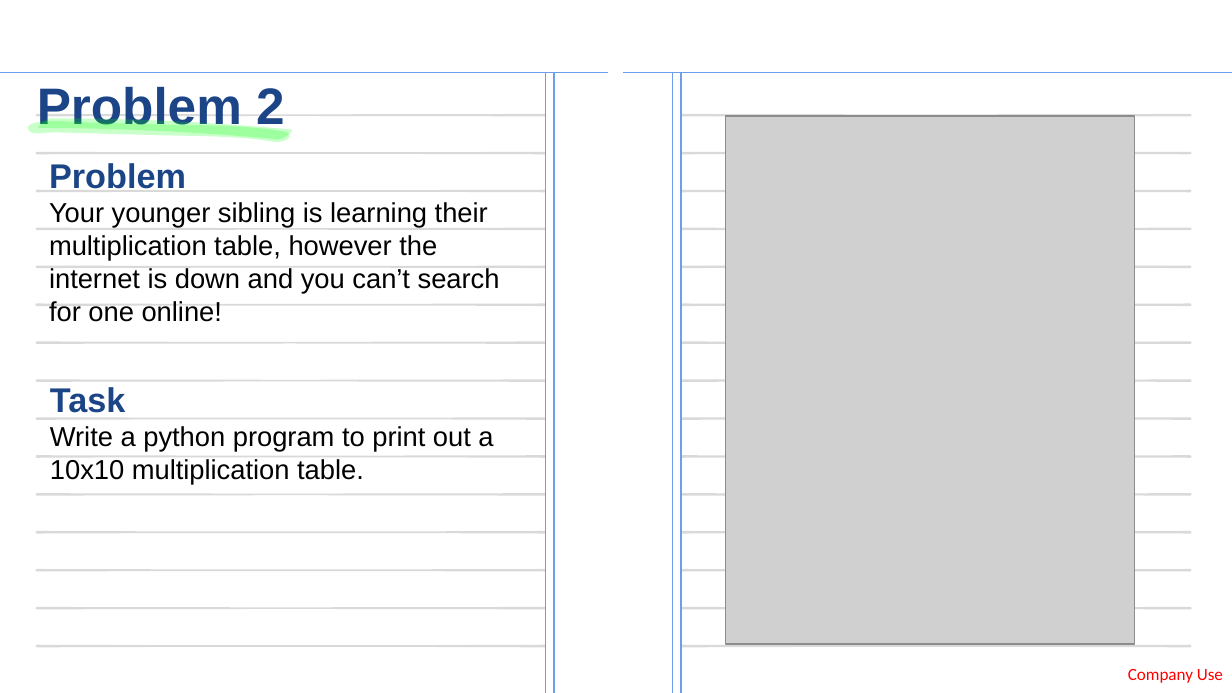
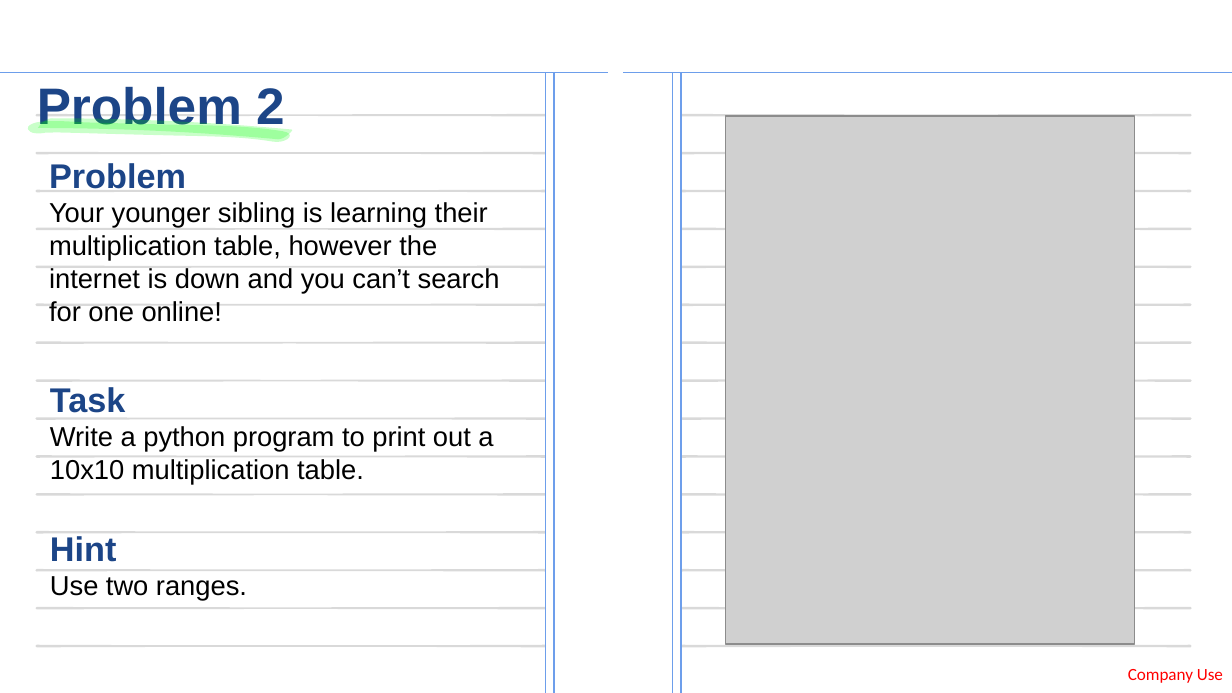
Before and after one commit to pi515/tech-mentorship, a slide deck: slide 22 of unit-13-for-loops/assets/unit-13-for-loops.pptx. Drawn at 1232x693 pixels with LibreOffice and Linux fonts; fonts in the diff are those of the drawing; grey boxes stand for pictures. Boxes give left, top, right and bottom in pixels: in the first picture for what was removed or moved away, otherwise in the second. Text is boxed around its words. In the diff, an @@ line names an element or a change of style, - is before the commit and + after.

```diff
--- a/unit-13-for-loops/assets/unit-13-for-loops.pptx
+++ b/unit-13-for-loops/assets/unit-13-for-loops.pptx
@@ text added at <box>50,536,247,601</box>, 16 pt, text #000000 @@
+Hint
+Use two ranges.
```
Also in this commit, not shown: 5 other slides changed.
